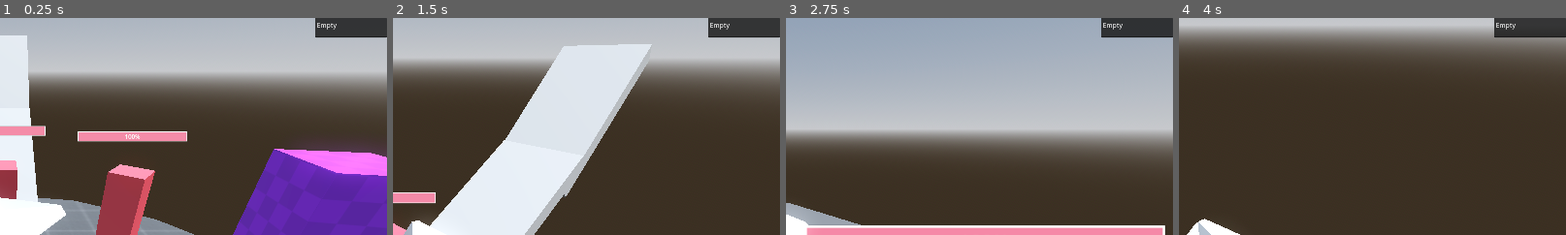
Above: before the commit, frames 1-4 (left to right).
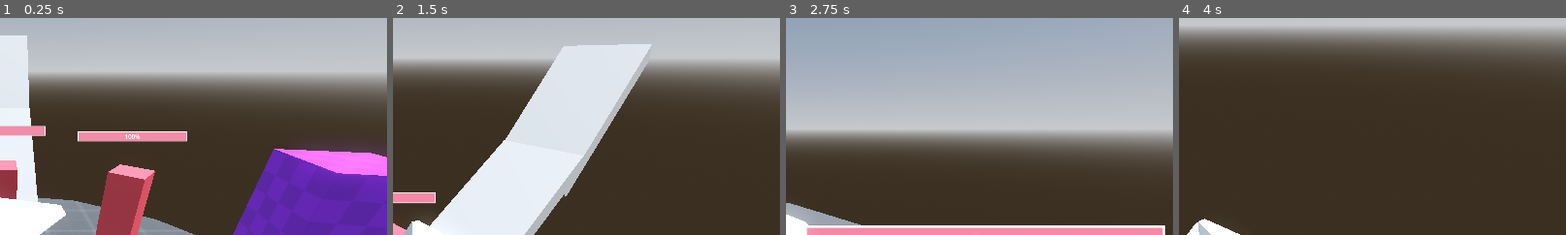
Above: after the commit, the same moments.

Repository: d4nmos/PirateGame
Game: Godot game, scene res://scenes/test.tscn
Two runs of this game, one before a commit and one after it. Both use one fixed random seed, a clock stepped at 60 frames per second and the inputs below.
Inputs (mouse positions are % of the whole screen's width and height, from its top left):
- Up to frame 1 (0.25 s): no input
- Up to frame 2 (1.5 s): move the mouse to (55, 50) at 0.52 s; hold E (interact) 0.53-1.28 s; hold W (forward) from 0.53 s (still down); click (55, 50) at 0.67 s; tap Space (jump) at 0.77 s; tap Mouse wheel up (next_interact_object) at 0.8, 1.35 s; move the mouse to (45, 50) at 1.27 s
- Up to frame 3 (2.75 s): keep holding W (forward); tap Space (jump) at 1.52 s; tap Mouse wheel down (prev_interact_object) at 1.55, 2.1 s; move the mouse to (52, 48) at 2.02 s; hold E (interact) from 2.03 s (still down)
- Up to frame 4 (4 s): keep holding W (forward); move the mouse to (49, 52) at 2.77 s; release E (interact) at 2.78 s; tap E (interact) at 2.85 s; click (49, 52) at 2.92 s; tap Space (jump) at 3.02, 3.77 s; tap Mouse wheel up (next_interact_object) at 3.05, 3.6 s; move the mouse to (57, 51) at 3.52 s; tap Mouse wheel down (prev_interact_object) at 3.8 s
The pictures show only the part of the screen within x 50-100%, y 0-50%; the shares and areas given below are measured in that part.

The runs differ from the first frame. In frame 1, 1.6% of the frame differs, in the area x 81-100%, y 0-9%; in frame 2, 1.6%; in frame 3, 1.6%; in frame 4, 1.6%.

Commit message:
Added visual selection of objects

Diff:
--- a/scenes/interactable/chest.tscn
+++ b/scenes/interactable/chest.tscn
@@ -1,6 +1,7 @@
-[gd_scene load_steps=5 format=3 uid="uid://cmhjr0iop0nnq"]
+[gd_scene load_steps=6 format=3 uid="uid://cmhjr0iop0nnq"]
 
 [ext_resource type="PackedScene" uid="uid://y8djoipw7nk2" path="res://scenes/UI/interact_arrow_3d.tscn" id="1_53nbg"]
+[ext_resource type="Script" path="res://scripts/chest.gd" id="1_bmvl6"]
 
 [sub_resource type="StandardMaterial3D" id="StandardMaterial3D_h6gnn"]
 albedo_color = Color(0.847059, 0.627451, 0.0392157, 1)
@@ -14,6 +15,7 @@
 
 [node name="Chest" type="StaticBody3D" groups=["Treasure"]]
 collision_layer = 5
+script = ExtResource("1_bmvl6")
 
 [node name="MeshInstance3D" type="MeshInstance3D" parent="."]
 transform = Transform3D(1, 0, 0, 0, 1, 0, 0, 0, 1, 0, 0.5, 0)
--- a/scenes/player.tscn
+++ b/scenes/player.tscn
@@ -152,59 +152,59 @@
 bones/55/position = Vector3(-0.317609, 0.51859, 0.744779)
 
 [node name="eye_L" parent="visuals/character/character armature/Skeleton3D" index="0"]
-transform = Transform3D(0.968885, 0.230043, -0.0913327, -0.190189, 0.928108, 0.320069, 0.158396, -0.29274, 0.942981, 0.199086, 1.20328, 0.236253)
+transform = Transform3D(0.968885, 0.230043, -0.0913328, -0.190189, 0.928108, 0.320069, 0.158396, -0.29274, 0.942981, 0.199086, 1.20328, 0.236253)
 bone_idx = 4
 
 [node name="eye_R" parent="visuals/character/character armature/Skeleton3D" index="1"]
-transform = Transform3D(-0.968885, 0.230043, -0.0913327, 0.190189, 0.928108, 0.320069, -0.158396, -0.29274, 0.942981, -0.0842446, 1.25889, 0.189933)
+transform = Transform3D(-0.968885, 0.230043, -0.0913328, 0.190189, 0.928108, 0.320069, -0.158396, -0.29274, 0.942981, -0.0842448, 1.25889, 0.189933)
 bone_idx = 6
 
 [node name="hat tricorne" parent="visuals/character/character armature/Skeleton3D" index="2"]
-transform = Transform3D(0.968885, 0.241641, -0.0535813, -0.190189, 0.865385, 0.463613, 0.158396, -0.438997, 0.884416, 0.196098, 1.53946, -0.264901)
+transform = Transform3D(0.968885, 0.241641, -0.0535814, -0.190189, 0.865385, 0.463612, 0.158396, -0.438997, 0.884416, 0.196098, 1.53946, -0.264901)
 bone_idx = 7
 
 [node name="head" parent="visuals/character/character armature/Skeleton3D" index="3"]
-transform = Transform3D(0.968885, 0.230043, -0.0913327, -0.190189, 0.928108, 0.320069, 0.158396, -0.29274, 0.942981, 0.098868, 1.18747, -0.0928048)
+transform = Transform3D(0.968885, 0.230043, -0.0913329, -0.190189, 0.928108, 0.320069, 0.158396, -0.29274, 0.942981, 0.0988679, 1.18747, -0.0928048)
 bone_idx = 8
 
 [node name="forearm_L" parent="visuals/character/character armature/Skeleton3D" index="4"]
-transform = Transform3D(0.331267, 0.868944, -0.367695, -0.911391, 0.395539, 0.113646, 0.244189, 0.297466, 0.922976, 0.314965, 0.376094, -0.0287788)
+transform = Transform3D(0.331268, 0.868943, -0.367694, -0.91139, 0.39554, 0.113646, 0.244189, 0.297466, 0.922976, 0.314966, 0.376094, -0.0287789)
 bone_idx = 16
 
 [node name="arm_L" parent="visuals/character/character armature/Skeleton3D" index="5"]
-transform = Transform3D(0.378394, 0.859501, -0.343622, -0.92002, 0.390081, -0.0374134, 0.101883, 0.330296, 0.938362, 0.246995, 0.570422, -0.0608459)
+transform = Transform3D(0.378396, 0.859501, -0.343621, -0.92002, 0.390081, -0.0374138, 0.101883, 0.330295, 0.938363, 0.246995, 0.570422, -0.060846)
 bone_idx = 17
 
 [node name="forearm_R" parent="visuals/character/character armature/Skeleton3D" index="6"]
-transform = Transform3D(-0.428827, -0.898924, -0.0896802, -0.885792, 0.398902, 0.237169, 0.177424, -0.181143, 0.96732, -0.294915, 0.406356, -0.0696067)
+transform = Transform3D(-0.428827, -0.898924, -0.0896808, -0.885792, 0.398901, 0.237169, 0.177423, -0.181143, 0.96732, -0.294915, 0.406356, -0.0696067)
 bone_idx = 27
 
 [node name="arm_R" parent="visuals/character/character armature/Skeleton3D" index="7"]
-transform = Transform3D(-0.391019, -0.909607, -0.140424, -0.918297, 0.395831, -0.00696955, -0.0619237, -0.126226, 0.990067, -0.215982, 0.600129, -0.0822094)
+transform = Transform3D(-0.391018, -0.909608, -0.140424, -0.918297, 0.39583, -0.00696944, -0.0619236, -0.126226, 0.990067, -0.215981, 0.600129, -0.0822094)
 bone_idx = 28
 
 [node name="chest" parent="visuals/character/character armature/Skeleton3D" index="8"]
-transform = Transform3D(0.998245, 0.0583716, -0.010025, -0.0565501, 0.989692, 0.131578, 0.0176021, -0.13078, 0.991255, 0.0143495, 0.676862, -0.0442926)
+transform = Transform3D(0.998245, 0.0583715, -0.010025, -0.05655, 0.989692, 0.131578, 0.0176021, -0.13078, 0.991255, 0.0143494, 0.676862, -0.0442926)
 bone_idx = 31
 
 [node name="leg_L" parent="visuals/character/character armature/Skeleton3D" index="9"]
-transform = Transform3D(0.953214, -0.157766, 0.257863, 0.261506, 0.85827, -0.441574, -0.151651, 0.488347, 0.859371, 0.175631, 0.141427, -0.0164668)
+transform = Transform3D(0.953214, -0.157765, 0.257863, 0.261506, 0.858269, -0.441575, -0.151651, 0.488348, 0.859371, 0.175631, 0.141427, -0.0164669)
 bone_idx = 36
 
 [node name="hip_L" parent="visuals/character/character armature/Skeleton3D" index="10"]
-transform = Transform3D(0.972714, -0.221307, 0.0696438, 0.190017, 0.932161, 0.308169, -0.133119, -0.286527, 0.948779, 0.158977, 0.23197, 0.00191906)
+transform = Transform3D(0.972714, -0.221307, 0.0696439, 0.190016, 0.932162, 0.308169, -0.133119, -0.286527, 0.948779, 0.158977, 0.23197, 0.00191902)
 bone_idx = 37
 
 [node name="leg_R" parent="visuals/character/character armature/Skeleton3D" index="11"]
-transform = Transform3D(-0.772368, 0.424172, -0.472785, 0.473662, 0.880557, 0.0162158, -0.423192, 0.211415, 0.881029, -0.206239, 0.145749, -0.065221)
+transform = Transform3D(-0.772369, 0.424171, -0.472785, 0.473661, 0.880558, 0.0162156, -0.423193, 0.211415, 0.881029, -0.206239, 0.145749, -0.065221)
 bone_idx = 44
 
 [node name="hip_R" parent="visuals/character/character armature/Skeleton3D" index="12"]
-transform = Transform3D(-0.828072, 0.398343, -0.394487, 0.455378, 0.88835, -0.0588556, -0.326998, 0.228378, 0.917014, -0.165547, 0.243928, -0.0358306)
+transform = Transform3D(-0.828072, 0.398342, -0.394487, 0.455378, 0.888351, -0.0588557, -0.326999, 0.228377, 0.917014, -0.165547, 0.243928, -0.0358306)
 bone_idx = 45
 
 [node name="belly" parent="visuals/character/character armature/Skeleton3D" index="13"]
-transform = Transform3D(0.99959, 0.024252, -0.0152005, -0.0240026, 0.999578, 0.0163808, 0.0155913, -0.0160092, 0.99975, 0.00358512, 0.390619, -0.00495301)
+transform = Transform3D(0.99959, 0.0242519, -0.0152005, -0.0240025, 0.999578, 0.0163808, 0.0155913, -0.0160092, 0.99975, 0.00358511, 0.390619, -0.00495301)
 bone_idx = 48
 
 [node name="AnimationTree" type="AnimationTree" parent="visuals/character"]
--- a/scenes/test.tscn
+++ b/scenes/test.tscn
@@ -14,7 +14,6 @@
 [ext_resource type="Script" path="res://inventory/scripts/InventoryInterface.gd" id="10_c3hkw"]
 [ext_resource type="PackedScene" uid="uid://n5dc7p2v18kr" path="res://inventory/scenes/slot.tscn" id="12_8qxxp"]
 [ext_resource type="PackedScene" uid="uid://cmhjr0iop0nnq" path="res://scenes/interactable/chest.tscn" id="13_ulm8m"]
-[ext_resource type="PackedScene" uid="uid://bshutfsemsc8i" path="res://scenes/UI/current_item.tscn" id="14_n8k0m"]
 
 [sub_resource type="ProceduralSkyMaterial" id="ProceduralSkyMaterial_txvjt"]
 sky_horizon_color = Color(0.64625, 0.65575, 0.67075, 1)
@@ -72,25 +71,6 @@
 layout_mode = 0
 offset_right = 64.0
 offset_bottom = 64.0
-
-[node name="OtherInterface" type="Control" parent="UI"]
-layout_mode = 3
-anchors_preset = 1
-anchor_left = 1.0
-anchor_right = 1.0
-offset_left = -40.0
-offset_bottom = 40.0
-grow_horizontal = 0
-metadata/_edit_use_anchors_ = true
-
-[node name="CurrentItem" parent="UI/OtherInterface" instance=ExtResource("14_n8k0m")]
-layout_mode = 1
-anchors_preset = 1
-anchor_left = 1.0
-anchor_right = 1.0
-offset_left = -178.0
-offset_right = 0.0
-grow_horizontal = 0
 
 [node name="DirectionalLight3D" type="DirectionalLight3D" parent="."]
 transform = Transform3D(-0.866023, -0.433016, 0.250001, 0.121918, 0.30203, 0.94547, -0.484912, 0.849279, -0.208773, 0, 4.79416, 0)
--- a/scripts/chest.gd
+++ b/scripts/chest.gd
@@ -1 +1,10 @@
-extends AnimatableBody3D
+extends StaticBody3D
+
+func _ready():
+	pass
+
+func chose_this_object():
+	$interact_arrow_3D.visible = true
+
+func unchose_this_object():
+	$interact_arrow_3D.visible = false
--- a/scripts/interaction_manager.gd
+++ b/scripts/interaction_manager.gd
@@ -8,24 +8,32 @@
 func add_interactable_object(object):
 	interactable_objects.append(object)
 	interaction_pointer += 1
-	current_object = interactable_objects[interaction_pointer]
+	change_current_object(interaction_pointer)
 
 func remove_interactable_object(object):
 	interactable_objects.erase(object)
 
 	if interactable_objects.is_empty():
 		interaction_pointer = -1
+		current_object.unchose_this_object()
 		current_object = null
 	else:
 		interaction_pointer = 0
-		current_object = interactable_objects[interaction_pointer]
+		change_current_object(interaction_pointer)
 
 func up_pointer():
 	if not interactable_objects.is_empty() and interaction_pointer < interactable_objects.size() - 1:
 		interaction_pointer += 1
-		current_object = interactable_objects[interaction_pointer]
+		change_current_object(interaction_pointer)
 
 func down_pointer():
 	if not interactable_objects.is_empty() and interaction_pointer > 0:
 		interaction_pointer -= 1
-		current_object = interactable_objects[interaction_pointer]
+		change_current_object(interaction_pointer)
+
+func change_current_object(pointer):
+	if current_object != null:
+		current_object.unchose_this_object()
+
+	current_object = interactable_objects[pointer]
+	current_object.chose_this_object()
Not shown: 2 places in scenes/enemies/enemy.tscn that only renumber resources
Not shown: 1 places in scenes/test.tscn that only renumber resources
